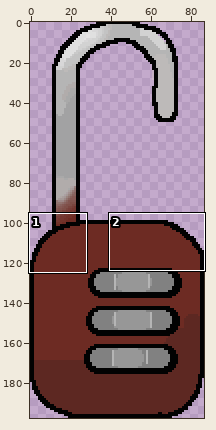
A sprite sheet gets an edit: Assets/Resources/Sprites/UI/cadeado-aberto.png. Above: a wide view before the commit, with the close-up outlined.
Close-up. Old version:
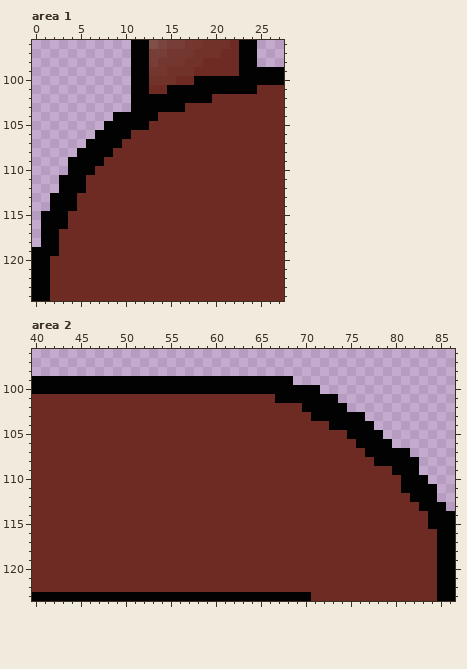
The file is 87x198 pixels. Pixels under 10% opacity are left out. Colours within 5 levels of each other are drawn and written as one. Shown: area 1: x 0..27, y 96..124; area 2: x 40..86, y 96..123.
After the commit:
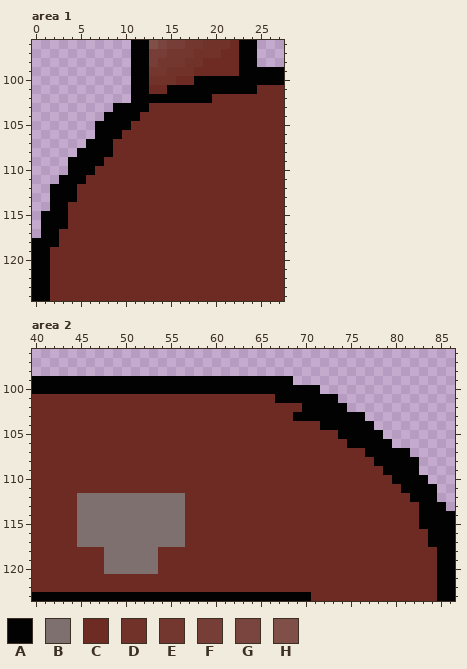
Palette (. is transparent): A #020202  B #7f7070  C #6d2b23  D #713229  E #743730  F #773e38  G #7a453e  H #7f4f48
Commit: começo lógica cadeado
What changed:
Area 1:
Colour A now appears in row 103 at x 9 to 10; in row 104 at x 8; in row 105 at x 7; in row 112 at x 2; in row 118 at x 0.
The author changed colour A to colour C in row 103 at x 13 to 16; in row 104 at x 12 to 13; in row 105 at x 11 to 12; in row 106 at x 10; in row 107 at x 9; in row 112 at x 5.
The author changed colour A to colour C in row 114 at x 4; in row 119 at x 2.
Area 2:
The author changed colour C to colour A in row 103 at x 69 to 70; in row 104 at x 72; in row 105 at x 74; in row 106 at x 75; in row 109 at x 79; in row 110 at x 80.
The author changed colour C to colour A in rows 114 to 115 at x 83; in rows 116 to 117 at x 84.
The author changed colour C to colour B in rows 112 to 117 at x 45 to 56; in rows 118 to 120 at x 48 to 53.
Boxes around the changes in both close-ups, in picture pixels (x1, y1, x2, y2):
changed: (95, 103, 185, 148)
changed: (32, 184, 86, 256)
changed: (293, 412, 356, 448)
changed: (383, 466, 401, 484)
changed: (77, 493, 185, 574)
changed: (419, 511, 437, 547)
